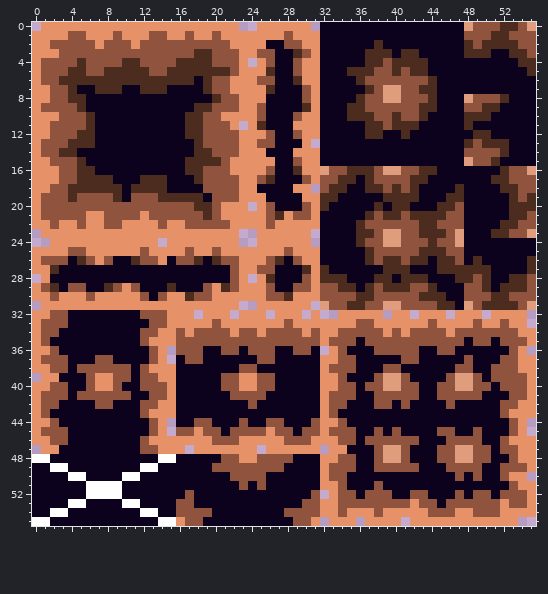
One commit to this pixel-art sprite: Assets/Sprites/Tiles/Dirt_v3_.png. Above, as it was before the edit.
The file is 56x56 pixels.
New version:
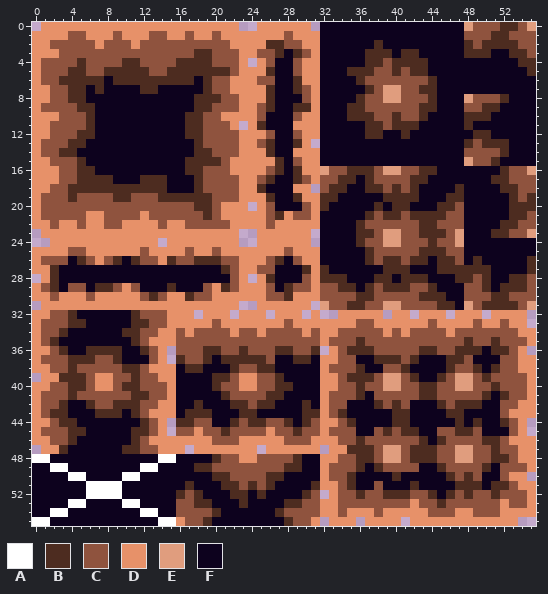
Palette (. is transparent): A #ffffff  B #4d2c20  C #8f533e  D #e79169  E #e09d7e  F #0d021e
Diff:
y 2: x 26..27 FF -> BB
y 3: x 27 F -> B
y 6: x 8 B -> F
y 7: x 5 F -> B; x 8..9 BB -> FF; x 14 B -> F; x 29 F -> B
y 8: x 18..19 FF -> BB; x 26 F -> B
y 9: x 6 F -> B; x 26 F -> B; x 29 F -> B
y 13: x 6 B -> F; x 26 C -> B; x 29 F -> B
y 14: x 26 F -> B
y 15..16: x 27 F -> B
y 17: x 29 F -> B
y 18: x 10 F -> B; x 18 F -> B; x 25 F -> B
y 19: x 10 F -> B; x 19 F -> B; x 26 F -> B; x 29 F -> B
y 26: x 9 F -> B; x 15 F -> B; x 19 F -> B
y 27: x 21 F -> B
y 28: x 2 F -> B
y 29: x 7 F -> B; x 28 F -> B
y 30: x 13 F -> B
y 32: x 4 F -> B; x 11 F -> B
y 33: x 4..5 FF -> BB; x 11..12 FF -> BB
y 34: x 3 F -> B; x 10..11 FF -> BB
y 35: x 2 F -> B; x 11 F -> B; x 36 F -> B; x 48 F -> B; x 51 F -> B
y 36: x 3 F -> B; x 6..9 FFFF -> BBBB; x 12 F -> B; x 19..20 FF -> BB; x 23 F -> B; x 27..28 FF -> BB; x 31 F -> B; x 35..37 FFF -> BBB; x 43..44 FF -> BB; x 47..49 FFF -> BBB; x 51..52 FF -> BB
y 37: x 4..6 FFF -> BBB; x 9 F -> B; x 16 F -> B; x 19 F -> B; x 21..25 FFFFC -> BBBBB; x 29..30 FF -> BB; x 38..40 FFF -> BBB; x 42 C -> B; x 46..47 FF -> BB
y 38: x 4 F -> B; x 10..11 CF -> BB; x 17..18 FF -> BB; x 22 F -> B; x 25..26 FF -> BB; x 36 F -> B; x 41 F -> B; x 46 F -> B; x 49 F -> B; x 51 C -> B
y 39: x 3..5 FFF -> BBB; x 11 F -> B; x 20..21 FC -> BB; x 27 F -> B; x 35..37 FFF -> BBB; x 42 F -> B; x 45 F -> B; x 50 F -> B
y 40: x 4..5 FF -> BB; x 10..11 FF -> BB; x 20 F -> B; x 27..28 FF -> BB; x 36 F -> B; x 43..44 FF -> BB; x 51 F -> B
y 41: x 4 F -> B; x 11..12 FF -> BB; x 21 F -> B; x 26..27 FF -> BB; x 36 F -> B; x 43..44 FF -> BB; x 50 F -> B; x 52 F -> B
y 42: x 3 F -> B; x 6 F -> B; x 9..11 FFF -> BBB; x 18 F -> B; x 22..23 FF -> BB; x 25..26 FF -> BB; x 30 F -> B; x 38 C -> B; x 40 F -> B; x 45 F -> B; x 47..49 FFF -> BBB
y 43: x 2..3 FF -> BB; x 7..9 FFF -> BBB; x 11 F -> B; x 17..19 FFF -> BBB; x 23..24 FF -> BB; x 30..31 FF -> BB; x 34 F -> B; x 40..41 FF -> BB; x 46..47 FF -> BB
y 44: x 3..4 FF -> BB; x 12 F -> B; x 16..17 FF -> BB; x 22 F -> B; x 24..25 FF -> BB; x 28 F -> B; x 30 F -> B; x 35 F -> B; x 40..41 FF -> BB; x 47 F -> B; x 49 F -> B; x 52 F -> B
y 45: x 4..5 FF -> BB; x 11..12 FF -> BB; x 21 F -> B; x 29 F -> B; x 39 F -> B; x 41..42 FF -> BB; x 47..48 FF -> BB
y 46: x 4 F -> B; x 11 F -> B; x 36 F -> B; x 43 F -> B; x 45 F -> B; x 50..51 FF -> BB
y 47: x 3 F -> B; x 10..11 FF -> BB; x 35..37 FFF -> BBB; x 42..44 FFF -> BBB; x 51 F -> B
y 48: x 20 F -> B; x 29 F -> B; x 36..37 FF -> BB; x 42..44 FFF -> BBB; x 51..52 FF -> BB
y 49: x 18..19 FF -> BB; x 28..29 FF -> BB; x 36 F -> B; x 38 C -> B; x 45 F -> B; x 50 F -> B
y 50: x 20..21 FF -> BB; x 26..27 FF -> BB; x 35 F -> B; x 40 F -> B; x 46 F -> B; x 48 F -> B
y 51: x 17 F -> B; x 21..22 FF -> BB; x 24 F -> B; x 26 F -> B; x 31 F -> B; x 35 F -> B; x 42 F -> B; x 47..49 FFF -> BBB; x 51..52 FF -> BB
y 52: x 16 F -> B; x 18 F -> B; x 22..23 FF -> BB; x 25 F -> B; x 30 F -> B; x 36 F -> B; x 39..41 CFF -> BBB; x 44 F -> B; x 46 F -> B; x 48 F -> B; x 51 F -> B
y 53: x 18..19 FF -> BB; x 23 F -> B; x 28..29 FF -> BB; x 45 F -> B
y 54: x 20 F -> B; x 27 F -> B
y 55: x 19 F -> B; x 28 F -> B
Pixel boxes of the changes (left, top, right, bottom) in both pictures:
changed: (257, 40, 302, 202)
changed: (77, 76, 167, 148)
changed: (194, 94, 212, 103)
changed: (122, 184, 131, 202)
changed: (194, 184, 212, 202)
changed: (50, 256, 509, 526)
